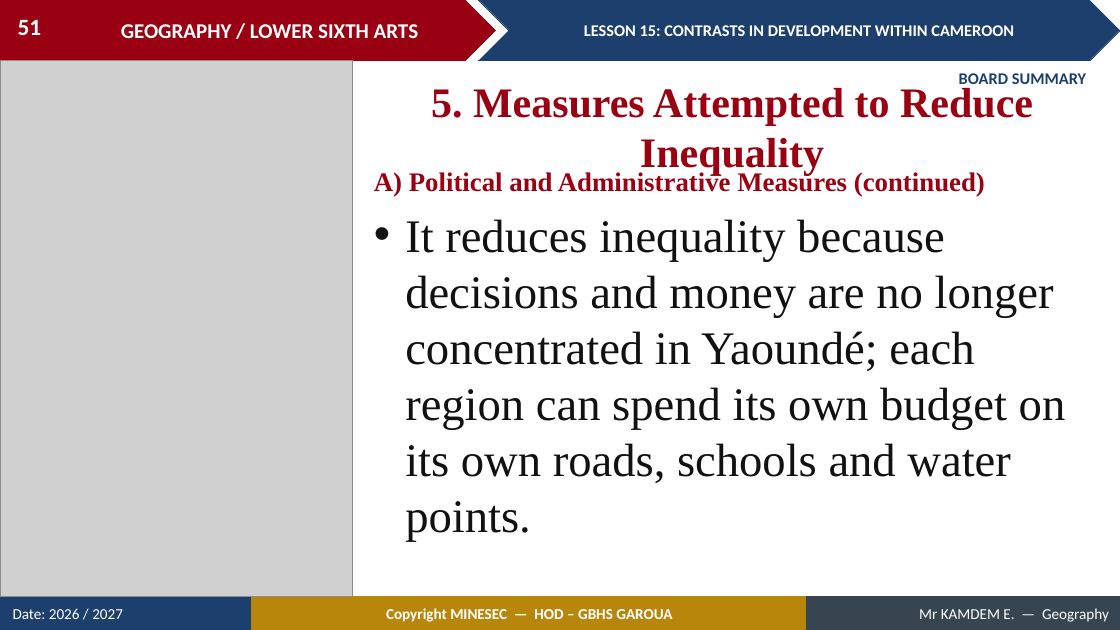
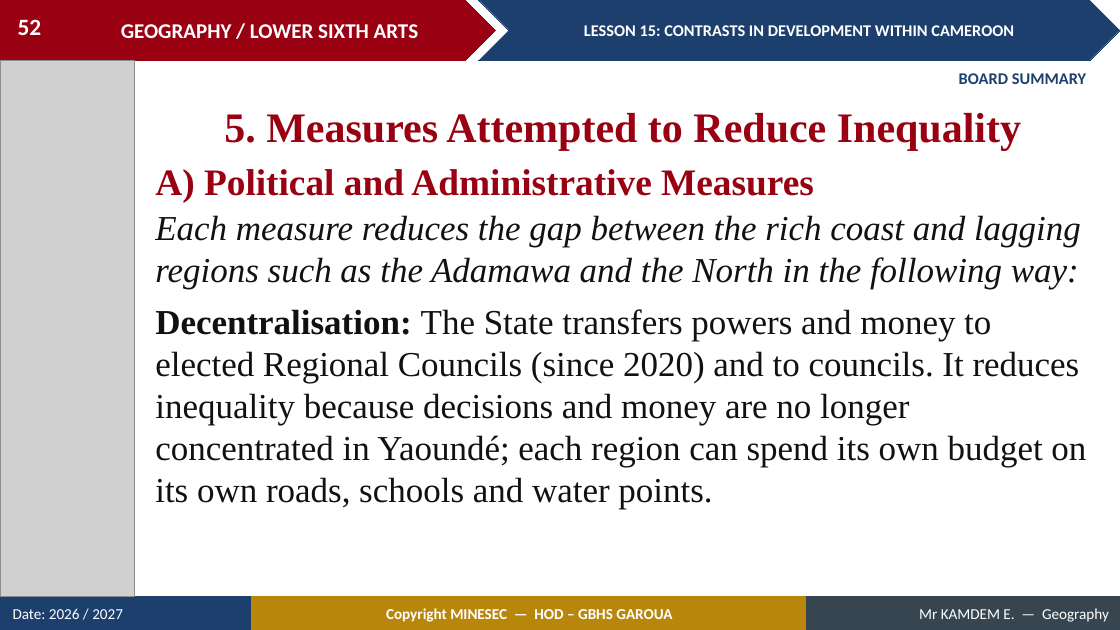
Before and after one commit to Berthautk/linea-github, a slide deck: slide 52 of lecons/LSA/Geography of Cameroon/15_LSA_CAM_L15_Contrasts_in_Development_within_Cameroon.pptx (slide 51 before the commit). Drawn at 1120x630 pixels with LibreOffice and Linux fonts; fonts in the diff are those of the drawing; grey boxes stand for pictures. Boxes give left, top, right and bottom in pixels: in the first picture for what was removed or moved away, otherwise in the second. Text is boxed around its words. In the diff, an @@ line names an element or a change of style, - is before the commit and + after.

```diff
--- a/lecons/LSA/Geography of Cameroon/15_LSA_CAM_L15_Contrasts_in_Development_within_Cameroon.pptx
+++ b/lecons/LSA/Geography of Cameroon/15_LSA_CAM_L15_Contrasts_in_Development_within_Cameroon.pptx
@@ page number at [18,19,42,35]: text changed @@
-51
+52
@@ picture: place and size @@
-picture at [0,60,353,597]
+picture at [0,60,134,597]
@@ text "5. Measures Attempted to Reduce ..." rewrapped from [431,88,1033,176] to [224,113,1021,150] @@
@@ text at [155,169,814,202]: text changed; size 23 to 32 pt @@
-A) Political and Administrative Measures (continued)
+A) Political and Administrative Measures
@@ text at [155,215,1086,509]: text changed; size 40 to 30 pt @@
-• It reduces inequality because decisions and money are no longer concentrated in Yaoundé; each region can spend its own budget on its own roads, schools and water points.
+Each measure reduces the gap between the rich coast and lagging regions such as the Adamawa and the North in the following way:
+Decentralisation: The State transfers powers and money to elected Regional Councils (since 2020) and to councils. It reduces inequality because decisions and money are no longer concentrated in Yaoundé; each region can spend its own budget on its own roads, schools and water points.
```
Also in this commit, not shown: 20 other slides changed, 3 slides added, 14 slides removed, 5 other files.
